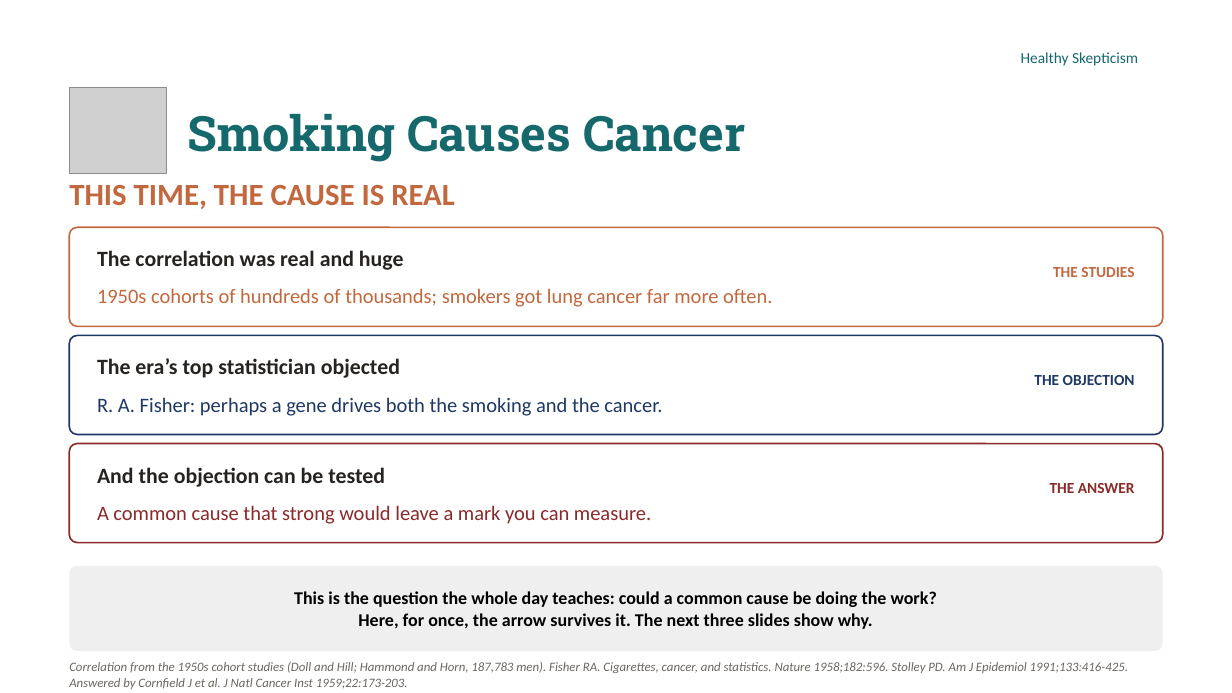
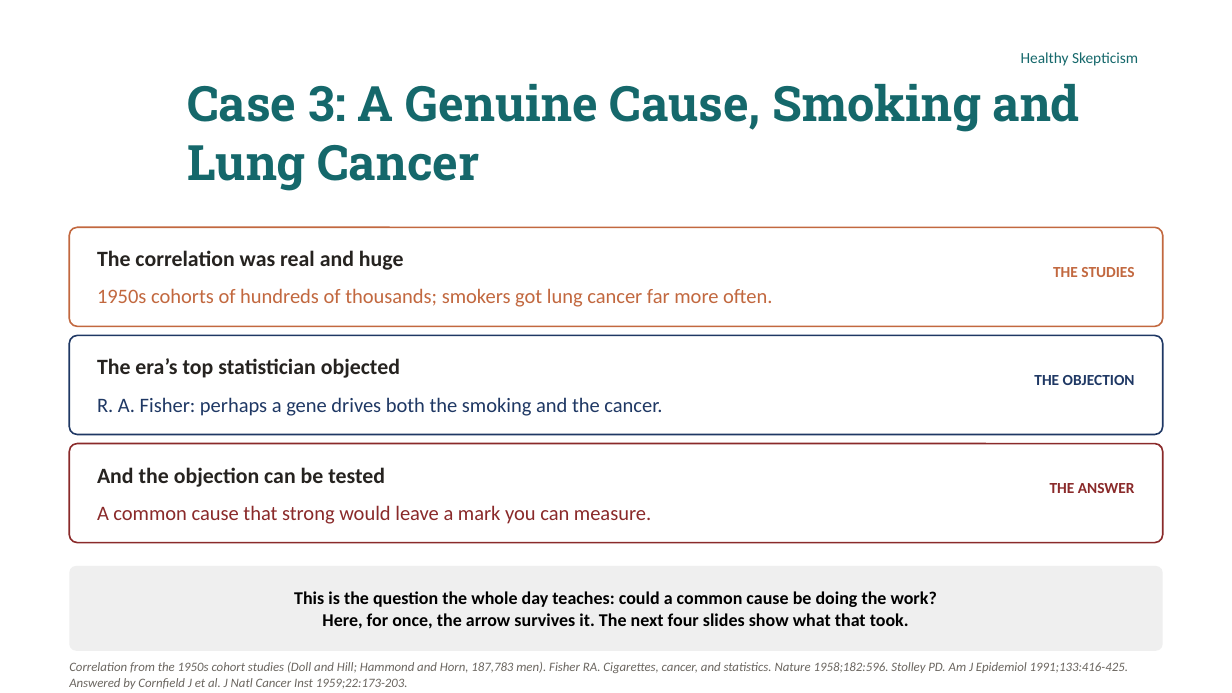
Before and after one commit to murraygmail/healthy-skepticism, a slide deck: slide 23 of materials/Day4.pptx (slide 20 before the commit). Drawn at 1232x693 pixels with LibreOffice and Linux fonts; fonts in the diff are those of the drawing; grey boxes stand for pictures; background and template pictures are left out. Boxes give left, top, right and bottom in pixels: in the first picture for what was removed or moved away, otherwise in the second. Text is boxed around its words. In the diff, an @@ line names an element or a change of style, - is before the commit and + after.

```diff
--- a/materials/Day4.pptx
+++ b/materials/Day4.pptx
@@ picture removed at [69, 87, 167, 173] @@
@@ title at [187, 84, 1080, 191]: text changed @@
-Smoking Causes Cancer
+Case 3: A Genuine Cause, Smoking and Lung Cancer
@@ text removed at [69, 185, 455, 209] @@
-THIS TIME, THE CAUSE IS REAL
@@ text in rounded rectangle at [322, 613, 909, 629]: text changed @@
-Here, for once, the arrow survives it. The next three slides show why.
+Here, for once, the arrow survives it. The next four slides show what that took.
```
Also in this commit, not shown: 16 other slides changed, 6 slides added, 6 slides removed, 3 other files.
